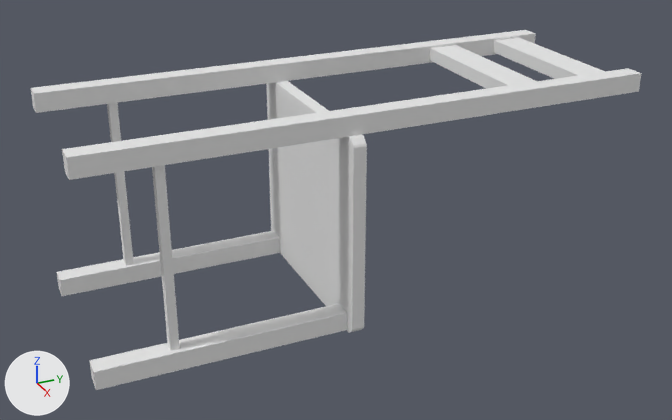
Two versions of the FBX model WindowsGame1/WindowsGame1/WindowsGame1Content/stuhl.fbx, one commit apart.
Camera for both pictures: a 50 mm camera at (2.92, -1.22, 1.4) aimed at (0.03, 0.08, -0.05). Lighting does not change. The marker at lower left points along +X, +Y and +Z.
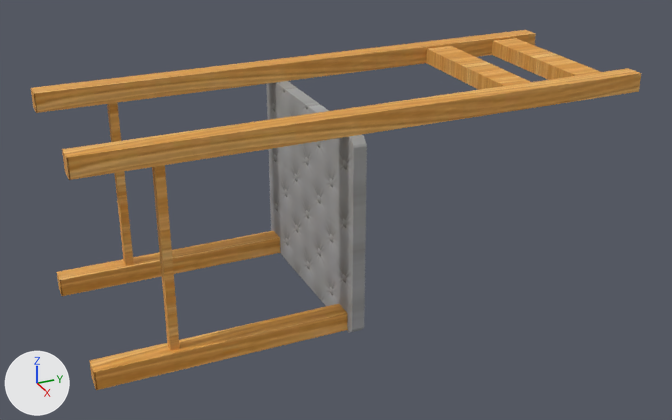
What the commit changed:
Picture 'stuhlTextur.png' (img_stuhltextur_png) is new.
In material 'Material' (mat_material), base_color is no longer (0.8, 0.8, 0.8), white #e7e7e7.
In material 'Material' (mat_material), texture is now set to img_stuhltextur_png, with its transparency.
me_cube_005 is used by ob_cube_004; location (0.0, 0.125, 0.036).
me_cube_005 had 6208 vertices, 6194 faces and spanned x -0.4..0.4, y -1.03..1.03, z -0.4..0.4.
me_cube_005 now has 6208 vertices, 6192 faces and spans x -0.4..0.4, y -1.03..1.03, z -0.4..0.4.
me_cube_005 part 1: a new loose piece, a box spanning x -0.291..0.289, y 0.815..0.929, z 0.332..0.392, in mat_material (picture img_stuhltextur_png).
me_cube_005 part 2: the loose piece of 8 vertices spanning x -0.3..0.32, y 0.52..0.64, z 0.34..0.39 is rebuilt with 8 vertices and now spans x -0.29..0.29, y 0.5..0.62, z 0.33..0.39.
me_cube_005 part 3: the loose piece of 8 vertices spanning x -0.3..0.32, y 0.82..0.95, z 0.34..0.39 is deleted.

What differs and where, as boxes [x1, y1, x2, y2] in the pictures (672 x 420 px):
'Cube.004', surface changed, reshaped
    both: [31, 30, 641, 390]
part 1 of me_cube_005, added (orange)
    after: [492, 38, 600, 80]
part 2 of me_cube_005, rebuilt
    before: [430, 45, 536, 89]
    after: [426, 46, 530, 90]
part 3 of me_cube_005, deleted
    before: [494, 38, 605, 79]
